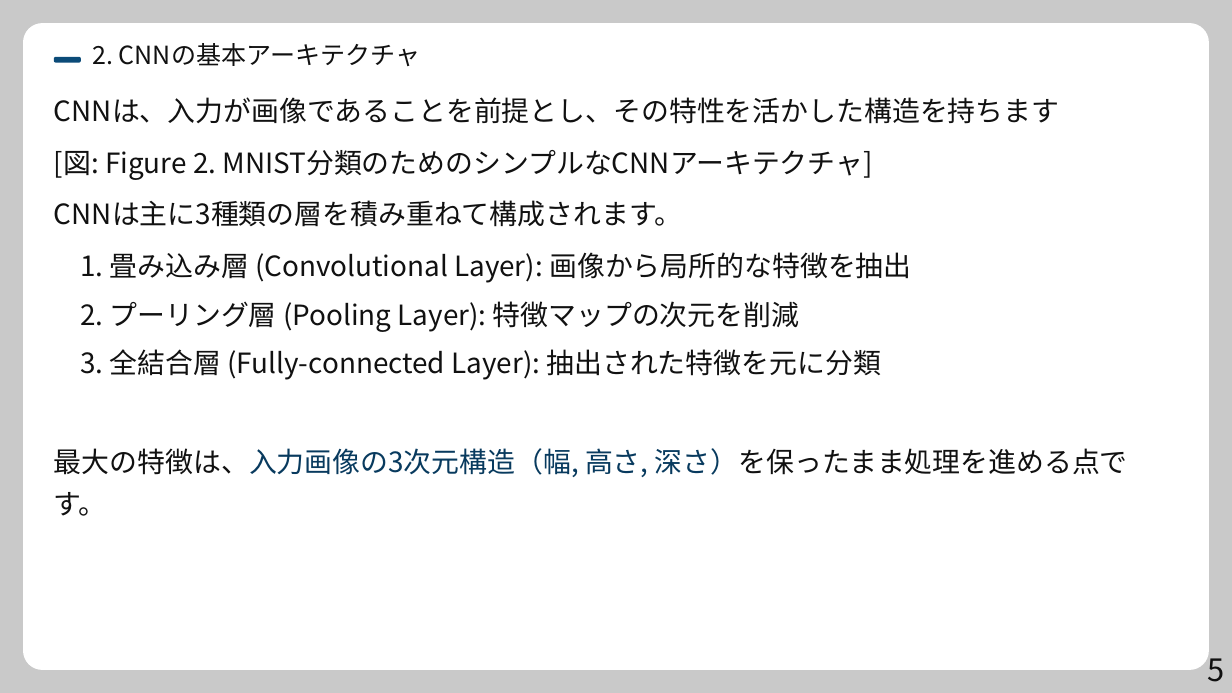
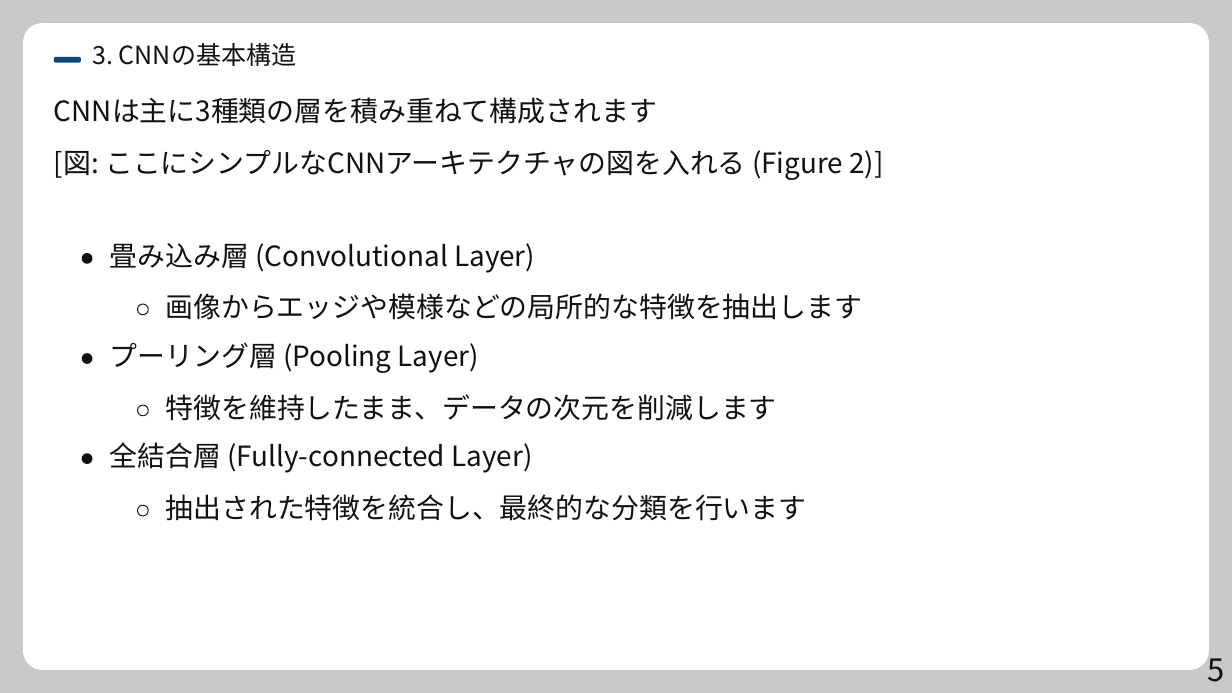
Before and after one commit to syarasyoujyu/create_presentation, a slide deck: slide 5 of data/CNN/step2.pptx. Drawn at 1232x693 pixels with LibreOffice and Linux fonts; fonts in the diff are those of the drawing. Boxes give left, top, right and bottom in pixels: in the first picture for what was removed or moved away, otherwise in the second. Text is boxed around its words. In the diff, an @@ line names an element or a change of style, - is before the commit and + after.

```diff
--- a/data/CNN/step2.pptx
+++ b/data/CNN/step2.pptx
@@ text removed at (x1=92, y1=43, x2=420, y2=66) @@
-2. CNNの基本アーキテクチャ
@@ text added at (x1=92, y1=43, x2=297, y2=66), 19.5 pt, text #111111 @@
+3. CNNの基本構造
@@ text at (x1=54, y1=97, x2=657, y2=124): text changed @@
-CNNは主に3種類の層を積み重ねて構成されます。
+CNNは主に3種類の層を積み重ねて構成されます
@@ text removed at (x1=54, y1=97, x2=1059, y2=124) @@
-CNNは、入力が画像であることを前提とし、その特性を活かした構造を持ちます
@@ text at (x1=54, y1=150, x2=883, y2=180): text changed @@
-[図: Figure 2. MNIST分類のためのシンプルなCNNアーキテクチャ]
+[図: ここにシンプルなCNNアーキテクチャの図を入れる (Figure 2)]
@@ freeform shape added at (x1=82, y1=253, x2=92, y2=263), fill #111111 @@
@@ text added at (x1=110, y1=243, x2=535, y2=273), 21.7 pt, text #111111 @@
+畳み込み層 (Convolutional Layer)
@@ text at (x1=166, y1=293, x2=863, y2=320): text changed @@
-1. 畳み込み層 (Convolutional Layer): 画像から局所的な特徴を抽出
+画像からエッジや模様などの局所的な特徴を抽出します
@@ freeform shape added at (x1=138, y1=304, x2=148, y2=314), outline #111111 0.74 pt @@
@@ text removed at (x1=80, y1=349, x2=880, y2=380) @@
-3. 全結合層 (Fully-connected Layer): 抽出された特徴を元に分類
@@ freeform shape added at (x1=82, y1=353, x2=92, y2=363), fill #111111 @@
@@ text at (x1=110, y1=342, x2=479, y2=373): text changed @@
-2. プーリング層 (Pooling Layer): 特徴マップの次元を削減
+プーリング層 (Pooling Layer)
@@ freeform shape added at (x1=138, y1=406, x2=148, y2=416), outline #111111 0.74 pt @@
@@ text added at (x1=166, y1=394, x2=777, y2=421), 21.7 pt, text #111111 @@
+特徴を維持したまま、データの次元を削減します
@@ text removed at (x1=54, y1=448, x2=1128, y2=477) @@
-最大の特徴は、入力画像の3次元構造（幅, 高さ, 深さ）を保ったまま処理を進める点で
@@ text added at (x1=110, y1=442, x2=532, y2=473), 21.7 pt, text #111111 @@
+全結合層 (Fully-connected Layer)
@@ freeform shape added at (x1=82, y1=454, x2=92, y2=464), fill #111111 @@
@@ text removed at (x1=54, y1=492, x2=107, y2=516) @@
-す。
@@ freeform shape added at (x1=138, y1=506, x2=148, y2=516), outline #111111 0.74 pt @@
@@ text added at (x1=166, y1=494, x2=807, y2=521), 21.7 pt, text #111111 @@
+抽出された特徴を統合し、最終的な分類を行います
```
Also in this commit, not shown: 5 other slides changed, 5 slides added, 4 slides removed, 16 other files.
